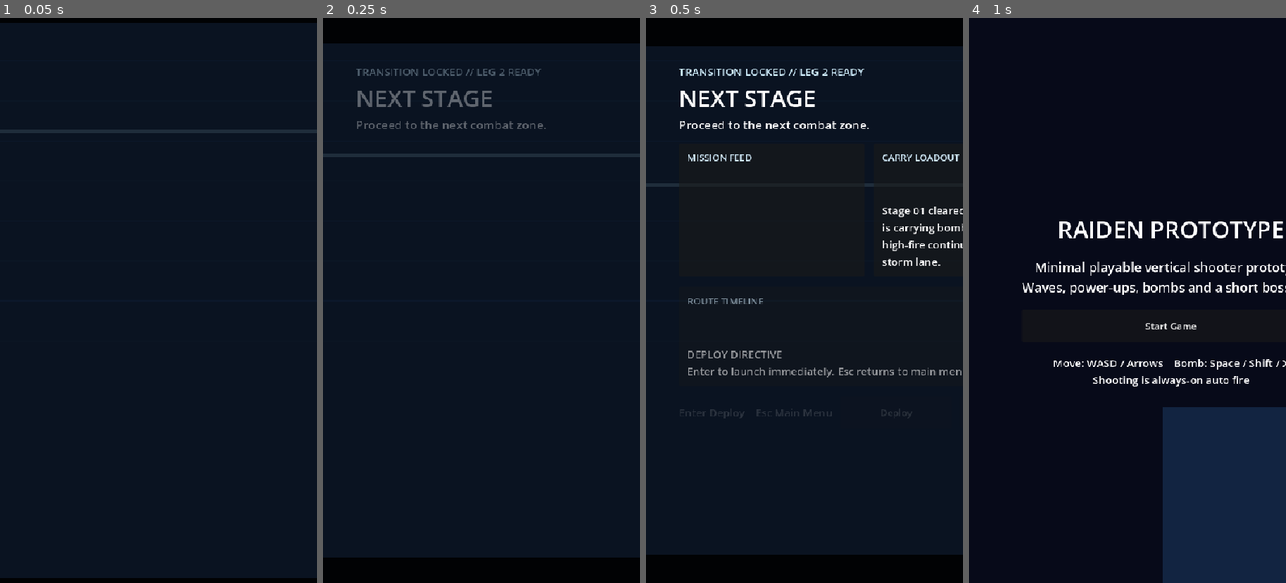
Above: before the commit, frames 1-4 (left to right).
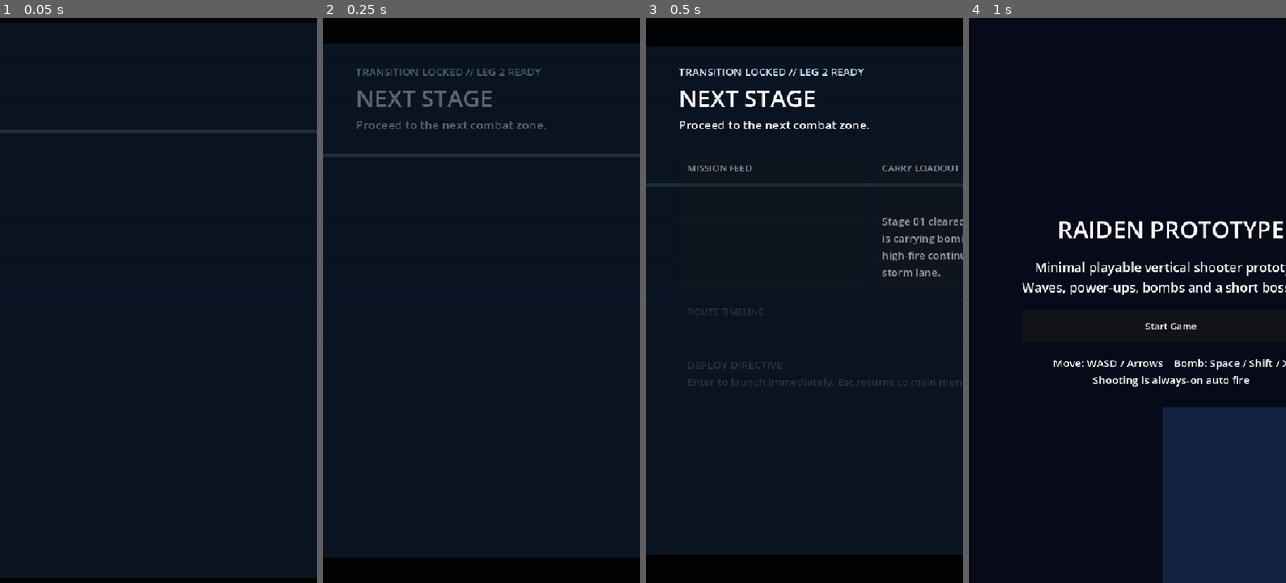
Above: after the commit, the same moments.

Repository: Drew-Z/raiden-prototype
Game: Godot game, scene res://scenes/ui/ChapterBriefing.tscn
The game is run twice, just before and just after one commit, with the same random seed, the same clock (stepped at 60 frames per second) and the same inputs. This scene is started directly instead of the project's main scene.
Inputs (mouse positions are in pixels of both pictures, inside the frame that each line leads up to):
- Up to frame 1 (0.05 s): no input
- Up to frame 2 (0.25 s): no input
- Up to frame 3 (0.5 s): no input
- Up to frame 4 (1 s): tap Enter (ui_accept) at 0.5, 0.77 s; move the mouse to (1197, 272) at 0.52 s; hold Right (move_right) from 0.53 s (still down); tap Space (bomb) at 0.6 s; click (1197, 272) at 0.67 s

Frames 1-2 are identical in both runs. In frame 3, 3.2% of the frame differs, in the area x 10-100%, y 24-71%; in frame 4, nothing differs.

Commit message:
feat: add storm cross chapter polish

Diff:
--- a/scripts/game/game_stage2.gd
+++ b/scripts/game/game_stage2.gd
@@ -15,6 +15,7 @@
 const ScorePopupScript := preload("res://scripts/game/score_popup.gd")
 const SfxControllerScript := preload("res://scripts/game/sfx_controller.gd")
 const StormStrikeScript := preload("res://scripts/game/storm_strike.gd")
+const StormSweepScript := preload("res://scripts/game/storm_sweep.gd")
 
 var playfield_rect := Rect2(Vector2.ZERO, Vector2(540, 960))
 var player
@@ -213,6 +214,8 @@
 				_spawn_pickup(event.position, event.pickup_type)
 			"storm_strike":
 				_trigger_storm_strike(event)
+			"storm_cross":
+				_trigger_storm_cross(event)
 		event_index += 1
 
 
@@ -752,15 +755,65 @@
 		Color(0.82, 0.94, 1.0)
 	)
 	_queue_banner(String(event.get("banner", "STORM STRIKE")), 0.75, Color(0.82, 0.94, 1.0), false)
+	_spawn_storm_strikes(
+		lanes,
+		float(event.get("telegraph", 0.92)),
+		float(event.get("active", 0.42))
+	)
+	_play_sfx("boss_phase")
+	_show_flash(Color(0.76, 0.9, 1.0), 0.08, 0.06)
+
+
+func _trigger_storm_cross(event: Dictionary) -> void:
+	if String(stage_meta.get("id", "")) != "stage_2":
+		return
+	var lanes: Array = event.get("lanes", [])
+	var rows: Array = event.get("rows", [])
+	if lanes.is_empty() and rows.is_empty():
+		return
+	var effect_color := Color(0.82, 0.94, 1.0)
+	hud.show_event_card_temporarily(
+		String(event.get("title", "STORM CROSS")),
+		String(event.get("detail", "Vertical strikes and lateral sweep are collapsing the route. Commit to the gap early.")),
+		float(event.get("card_duration", 1.35)),
+		effect_color
+	)
+	_queue_banner(String(event.get("banner", "STORM CROSS")), 0.82, effect_color, false)
+	if not lanes.is_empty():
+		_spawn_storm_strikes(
+			lanes,
+			float(event.get("telegraph", 0.95)),
+			float(event.get("active", 0.34))
+		)
+	if not rows.is_empty():
+		_spawn_storm_sweeps(
+			rows,
+			float(event.get("telegraph", 0.95)),
+			float(event.get("active", 0.34))
+		)
+	_play_sfx("boss_phase")
+	_show_flash(Color(0.76, 0.9, 1.0), 0.1, 0.08)
+	hud.pulse_screen(Color(0.82, 0.94, 1.0, 0.08), 0.06)
+
+
+func _spawn_storm_strikes(lanes: Array, telegraph_time: float, active_time: float) -> void:
 	for lane_x in lanes:
-		var strike = StormStrikeScript.new().configure(float(lane_x), playfield_rect, float(event.get("telegraph", 0.92)), float(event.get("active", 0.42)))
+		var strike = StormStrikeScript.new().configure(float(lane_x), playfield_rect, telegraph_time, active_time)
 		strike.finished.connect(func() -> void:
 			if is_instance_valid(hud):
 				hud.pulse_screen(Color(0.82, 0.94, 1.0, 0.05), 0.05)
 		)
 		hazard_layer.call_deferred("add_child", strike)
-	_play_sfx("boss_phase")
-	_show_flash(Color(0.76, 0.9, 1.0), 0.08, 0.06)
+
+
+func _spawn_storm_sweeps(rows: Array, telegraph_time: float, active_time: float) -> void:
+	for row_y in rows:
+		var sweep = StormSweepScript.new().configure(float(row_y), playfield_rect, telegraph_time, active_time)
+		sweep.finished.connect(func() -> void:
+			if is_instance_valid(hud):
+				hud.pulse_screen(Color(0.82, 0.94, 1.0, 0.04), 0.04)
+		)
+		hazard_layer.call_deferred("add_child", sweep)
 
 
 func _on_pickup_collected(kind: String) -> void:
--- a/scripts/game/stage_data_v3.gd
+++ b/scripts/game/stage_data_v3.gd
@@ -245,14 +245,14 @@
 		{"time": 12.5, "type": "banner", "text": "SUPPRESSION FAN", "duration": 0.85, "detail": "Suppressor units spread a wide fan across the board. Pre-position before the cone closes.", "card_duration": 1.45, "card_color": Color(1.0, 0.78, 0.42)},
 		{"time": 13.8, "type": "pickup", "pickup_type": "power", "position": Vector2(playfield_size.x * 0.5, -26.0)},
 		{"time": 13.8, "type": "banner", "text": "WEAPON SUPPLY", "duration": 0.9, "detail": "Lock this power route before the mid-board pressure spikes.", "card_duration": 1.4, "card_color": Color(0.62, 0.94, 1.0)},
-		{"time": 16.1, "type": "storm_strike", "lanes": [108.0, 432.0], "telegraph": 1.0, "active": 0.34, "banner": "STORM LANE", "title": "STORM STRIKE", "detail": "Storm batteries are bracketing fixed lanes. Shift through the safe gap before the strike lands.", "card_duration": 1.35},
+		{"time": 16.1, "type": "storm_cross", "lanes": [108.0, 432.0], "rows": [438.0], "telegraph": 1.0, "active": 0.34, "banner": "STORM CROSS", "title": "STORM CROSS", "detail": "Vertical strikes and a lateral sweep are collapsing together. Commit to the center gap before the cross locks in.", "card_duration": 1.45},
 		{"time": 16.8, "type": "banner", "text": "SCREEN WALL", "duration": 0.9, "detail": "Second screener block inbound. Control space before the escorts stack on top.", "card_duration": 1.45, "card_color": Color(0.78, 0.92, 1.0)},
 		{"time": 20.8, "type": "banner", "text": "FINAL PRESSURE", "duration": 1.1, "detail": "Dashers and pincer fire will overlap here. Bomb routing is safer than late recovery.", "card_duration": 1.6, "card_color": Color(1.0, 0.78, 0.44)},
 		{"time": 22.8, "type": "banner", "text": "SNIPER CROSS", "duration": 0.85, "detail": "Late snipers are layering on top of the pincer lane. Clear one side before re-centering.", "card_duration": 1.45, "card_color": Color(1.0, 0.84, 0.52)},
 		{"time": 23.6, "type": "pickup", "pickup_type": "bomb", "position": Vector2(playfield_size.x * 0.5, -30.0)},
 		{"time": 23.6, "type": "banner", "text": "BOMB REFIT", "duration": 1.0, "detail": "Final bomb stock before boss entry. Cash it into a phase skip if the lane collapses.", "card_duration": 1.55, "card_color": Color(1.0, 0.72, 0.38)},
 		{"time": 25.6, "type": "banner", "text": "SUPPRESSION FAN", "duration": 0.85, "detail": "Late suppressors are pinning the board before the wall drop. Choose one side and break through.", "card_duration": 1.45, "card_color": Color(1.0, 0.78, 0.42)},
-		{"time": 27.0, "type": "storm_strike", "lanes": [124.0, 416.0], "telegraph": 0.96, "active": 0.34, "banner": "FINAL STORM", "title": "STORM STRIKE", "detail": "Final lane strike before boss entry. Use the gap to reset the route, not to chase damage.", "card_duration": 1.35},
+		{"time": 27.0, "type": "storm_cross", "lanes": [124.0, 416.0], "rows": [332.0, 604.0], "telegraph": 0.96, "active": 0.34, "banner": "FINAL STORM", "title": "STORM CROSS", "detail": "Final crossfire before boss entry. Slide through one clean lane and save the rest of the board for the boss reset.", "card_duration": 1.5},
 		{"time": 28.0, "type": "banner", "text": "BOSS WARNING", "duration": 1.5}
 	]
 
--- /dev/null
+++ b/scripts/game/storm_sweep.gd
@@ -0,0 +1,92 @@
+extends Area2D
+class_name StormSweep
+
+signal finished
+
+const LAYER_ENEMY_BULLET := 8
+
+var screen_rect := Rect2(Vector2.ZERO, Vector2(540, 960))
+var telegraph_duration := 0.95
+var active_duration := 0.34
+var sweep_half_height := 24.0
+var timer := 0.0
+var active := false
+var warning_color := Color(0.98, 0.78, 0.4, 0.75)
+var beam_color := Color(0.78, 0.92, 1.0, 0.92)
+var flash_phase := 0.0
+var collision_shape: CollisionShape2D
+
+
+func _init() -> void:
+	monitorable = true
+	monitoring = true
+
+
+func configure(strike_y: float, bounds: Rect2, telegraph_time: float = 0.95, active_time: float = 0.42) -> StormSweep:
+	position = Vector2(bounds.size.x * 0.5, strike_y)
+	screen_rect = bounds
+	telegraph_duration = telegraph_time
+	active_duration = active_time
+	timer = telegraph_duration
+	return self
+
+
+func _ready() -> void:
+	collision_layer = LAYER_ENEMY_BULLET
+	collision_mask = 0
+	add_to_group("hazards")
+	collision_shape = CollisionShape2D.new()
+	var shape := RectangleShape2D.new()
+	shape.size = Vector2(screen_rect.size.x, sweep_half_height * 2.0)
+	collision_shape.shape = shape
+	collision_shape.position = Vector2.ZERO
+	collision_shape.disabled = true
+	add_child(collision_shape)
+	queue_redraw()
+
+
+func _process(delta: float) -> void:
+	timer -= delta
+	flash_phase += delta
+	if not active and timer <= 0.0:
+		active = true
+		timer = active_duration
+		if is_instance_valid(collision_shape):
+			collision_shape.disabled = false
+	elif active and timer <= 0.0:
+		finished.emit()
+		queue_free()
+	queue_redraw()
+
+
+func _draw() -> void:
+	var beam_rect := Rect2(
+		Vector2(-screen_rect.size.x * 0.5, -sweep_half_height),
+		Vector2(screen_rect.size.x, sweep_half_height * 2.0)
+	)
+	if not active:
+		var pulse: float = 0.2 + abs(sin(flash_phase * 7.0)) * 0.24
+		draw_rect(beam_rect, Color(warning_color.r, warning_color.g, warning_color.b, pulse), true)
+		draw_line(Vector2(-screen_rect.size.x * 0.5, 0.0), Vector2(screen_rect.size.x * 0.5, 0.0), Color(1.0, 0.94, 0.72, 0.7), 2.0)
+		draw_rect(
+			Rect2(
+				Vector2(-screen_rect.size.x * 0.5, -sweep_half_height - 6.0),
+				Vector2(screen_rect.size.x, sweep_half_height * 2.0 + 12.0)
+			),
+			Color(0.88, 0.5, 0.18, 0.08 + pulse * 0.25),
+			false,
+			3.0
+		)
+	else:
+		var flash: float = 0.74 + abs(sin(flash_phase * 18.0)) * 0.18
+		draw_rect(beam_rect, Color(beam_color.r, beam_color.g, beam_color.b, flash), true)
+		draw_line(Vector2(-screen_rect.size.x * 0.5, 0.0), Vector2(screen_rect.size.x * 0.5, 0.0), Color(1.0, 1.0, 1.0, 0.9), 5.0)
+		draw_rect(
+			Rect2(
+				Vector2(-screen_rect.size.x * 0.5, -sweep_half_height - 10.0),
+				Vector2(screen_rect.size.x, sweep_half_height * 2.0 + 20.0)
+			),
+			Color(0.7, 0.92, 1.0, 0.22),
+			false,
+			4.0
+		)
--- a/scripts/ui/chapter_briefing.gd
+++ b/scripts/ui/chapter_briefing.gd
@@ -101,6 +101,13 @@
 	tagline.autowrap_mode = TextServer.AUTOWRAP_WORD_SMART
 	tagline.add_theme_font_size_override("font_size", 20)
 	header.add_child(tagline)
+
+	var timeline_row := HBoxContainer.new()
+	timeline_row.add_theme_constant_override("separation", 12)
+	root.add_child(timeline_row)
+	_register_reveal(timeline_row)
+	for card_data in RunState.get_chapter_timeline():
+		timeline_row.add_child(_build_stage_card(card_data))
 
 	var focus_row := HBoxContainer.new()
 	focus_row.add_theme_constant_override("separation", 16)
@@ -189,6 +196,48 @@
 	return panel
 
 
+func _build_stage_card(card_data: Dictionary) -> Control:
+	var panel := PanelContainer.new()
+	panel.size_flags_horizontal = Control.SIZE_EXPAND_FILL
+
+	var margin := MarginContainer.new()
+	margin.add_theme_constant_override("margin_left", 10)
+	margin.add_theme_constant_override("margin_top", 8)
+	margin.add_theme_constant_override("margin_right", 10)
+	margin.add_theme_constant_override("margin_bottom", 8)
+	panel.add_child(margin)
+
+	var column := VBoxContainer.new()
+	column.add_theme_constant_override("separation", 4)
+	margin.add_child(column)
+
+	var title := Label.new()
+	title.text = String(card_data.get("label", "STAGE"))
+	title.add_theme_font_size_override("font_size", 16)
+	column.add_child(title)
+
+	var status := Label.new()
+	if bool(card_data.get("completed", false)):
+		status.text = "SECURED"
+		status.add_theme_color_override("font_color", Color(1.0, 0.88, 0.56))
+	elif bool(card_data.get("active", false)):
+		status.text = "DEPLOYING"
+		status.add_theme_color_override("font_color", Color(0.82, 0.94, 1.0))
+	else:
+		status.text = "PENDING"
+		status.add_theme_color_override("font_color", Color(0.7, 0.74, 0.8))
+	status.add_theme_font_size_override("font_size", 15)
+	column.add_child(status)
+
+	var summary := Label.new()
+	summary.text = String(card_data.get("summary", ""))
+	summary.autowrap_mode = TextServer.AUTOWRAP_WORD_SMART
+	summary.add_theme_font_size_override("font_size", 14)
+	column.add_child(summary)
+
+	return panel
+
+
 func _register_reveal(item: CanvasItem) -> void:
 	item.modulate.a = 0.0
 	reveal_nodes.append(item)
--- a/scripts/ui/chapter_outro.gd
+++ b/scripts/ui/chapter_outro.gd
@@ -90,6 +90,13 @@
 	headline.autowrap_mode = TextServer.AUTOWRAP_WORD_SMART
 	headline.add_theme_font_size_override("font_size", 20)
 	hero.add_child(headline)
+
+	var timeline_row := HBoxContainer.new()
+	timeline_row.add_theme_constant_override("separation", 12)
+	root.add_child(timeline_row)
+	_register_reveal(timeline_row)
+	for card_data in RunState.get_chapter_timeline():
+		timeline_row.add_child(_build_stage_card(card_data))
 
 	var summary_row := HBoxContainer.new()
 	summary_row.add_theme_constant_override("separation", 12)
@@ -205,6 +212,48 @@
 	return panel
 
 
+func _build_stage_card(card_data: Dictionary) -> Control:
+	var panel := PanelContainer.new()
+	panel.size_flags_horizontal = Control.SIZE_EXPAND_FILL
+
+	var margin := MarginContainer.new()
+	margin.add_theme_constant_override("margin_left", 10)
+	margin.add_theme_constant_override("margin_top", 8)
+	margin.add_theme_constant_override("margin_right", 10)
+	margin.add_theme_constant_override("margin_bottom", 8)
+	panel.add_child(margin)
+
+	var column := VBoxContainer.new()
+	column.add_theme_constant_override("separation", 4)
+	margin.add_child(column)
+
+	var title := Label.new()
+	title.text = String(card_data.get("label", "STAGE"))
+	title.add_theme_font_size_override("font_size", 16)
+	column.add_child(title)
+
+	var status := Label.new()
+	if bool(card_data.get("completed", false)):
+		status.text = "CLEAR  GRADE %s" % String(card_data.get("grade", "--"))
+		status.add_theme_color_override("font_color", Color(1.0, 0.88, 0.56))
+	elif bool(card_data.get("active", false)):
+		status.text = "ACTIVE"
+		status.add_theme_color_override("font_color", Color(0.82, 0.94, 1.0))
+	else:
+		status.text = "PENDING"
+		status.add_theme_color_override("font_color", Color(0.7, 0.74, 0.8))
+	status.add_theme_font_size_override("font_size", 15)
+	column.add_child(status)
+
+	var summary := Label.new()
+	summary.text = String(card_data.get("summary", ""))
+	summary.autowrap_mode = TextServer.AUTOWRAP_WORD_SMART
+	summary.add_theme_font_size_override("font_size", 14)
+	column.add_child(summary)
+
+	return panel
+
+
 func _register_reveal(item: CanvasItem) -> void:
 	item.modulate.a = 0.0
 	reveal_nodes.append(item)
Not shown, changed: README.md
Not shown, changed: docs/development.md
Not shown, changed: docs/progress.md
